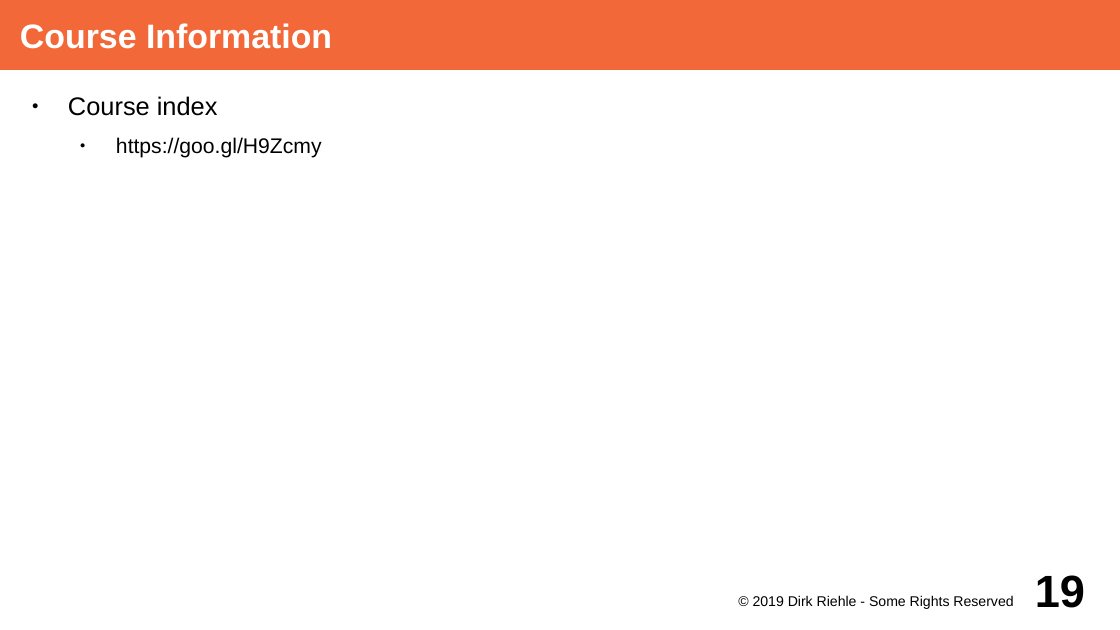
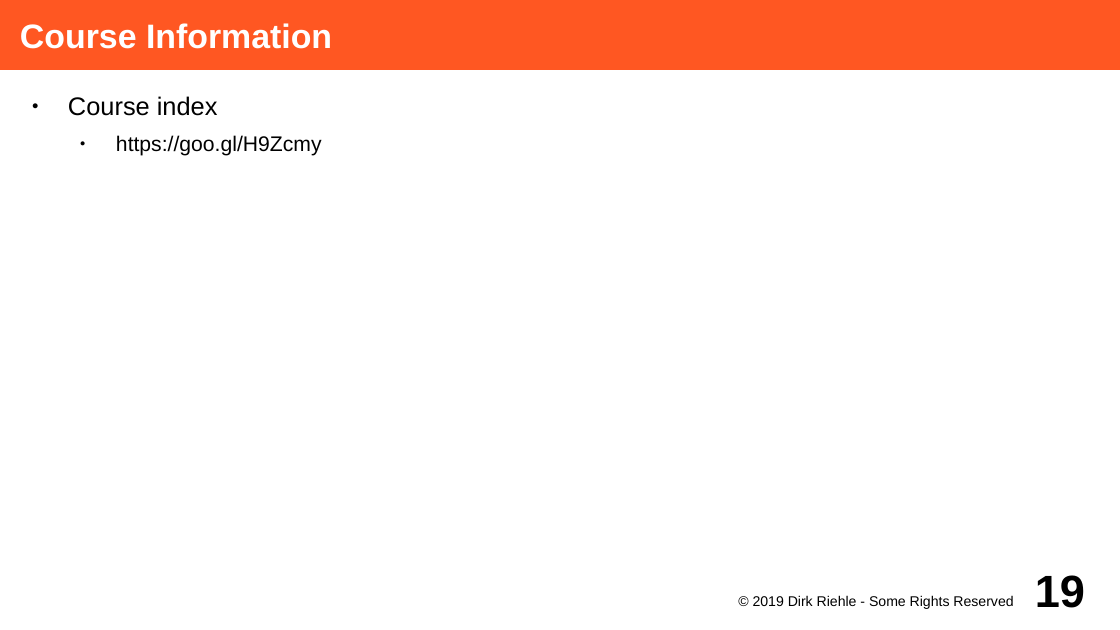
Before and after one commit to dirkriehle/adap-course, a slide deck: slide 19 of Lecture Slides/ADAP A01 - Course Introduction.odp. Drawn at 1120x630 pixels with LibreOffice and Linux fonts; fonts in the diff are those of the drawing. Boxes give left, top, right and bottom in pixels: in the first picture for what was removed or moved away, otherwise in the second. Text is boxed around its words. In the diff, an @@ line names an element or a change of style, - is before the commit and + after.

```diff
--- a/Lecture Slides/ADAP A01 - Course Introduction.odp
+++ b/Lecture Slides/ADAP A01 - Course Introduction.odp
@@ title "Course Information" at (0,0,1120,70): fill #F36838 to #FF5722 @@
```
Also in this commit, not shown: 20 other slides changed, 24 other files.
